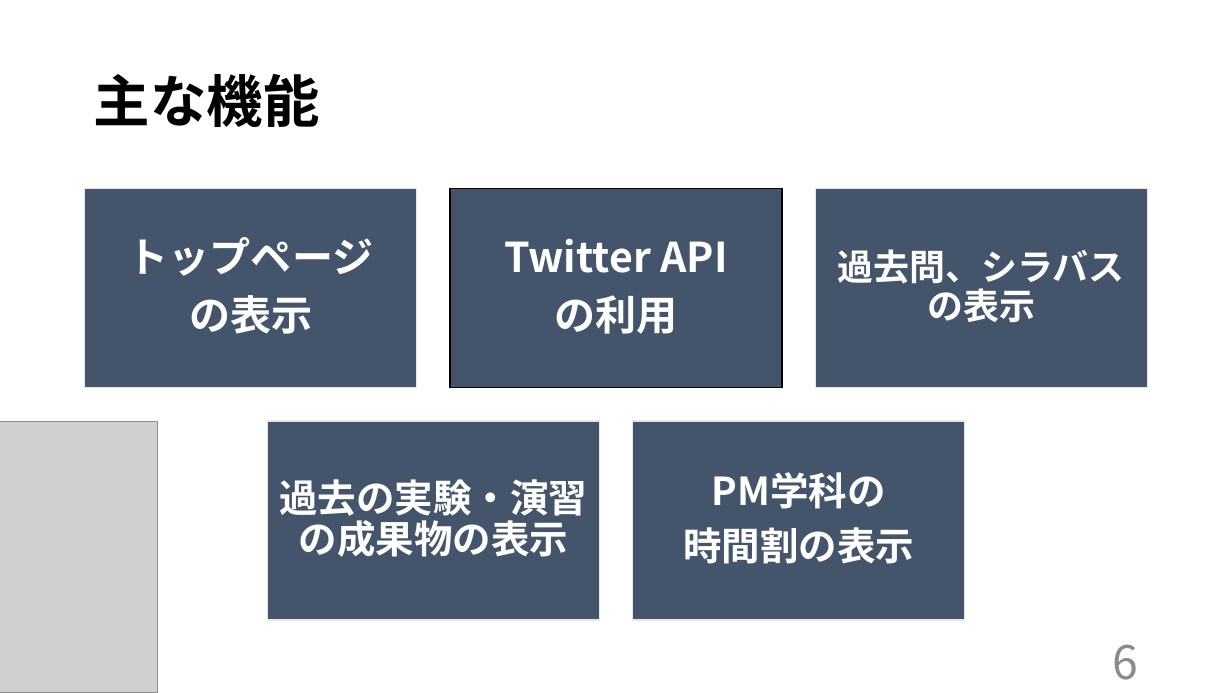
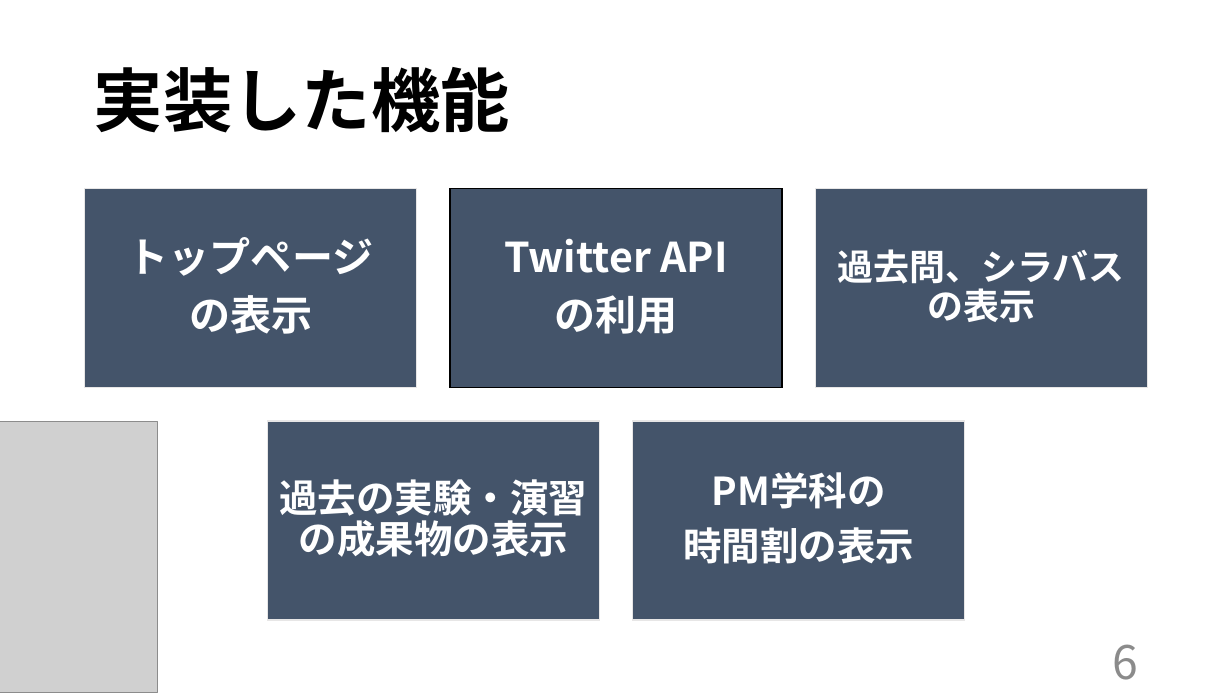
Before and after one commit to kazukiyoshida96/PM-, a slide deck: slide 7 of 最終.pptx. Drawn at 1232x693 pixels with LibreOffice and Linux fonts; fonts in the diff are those of the drawing; grey boxes stand for pictures. Boxes give left, top, right and bottom in pixels: in the first picture for what was removed or moved away, otherwise in the second. Text is boxed around its words. In the diff, an @@ line names an element or a change of style, - is before the commit and + after.

```diff
--- a/最終.pptx
+++ b/最終.pptx
@@ title at (94,67,510,133): text changed; size 44 to 54 pt @@
-主な機能
+実装した機能
```
Also in this commit, not shown: 16 other slides changed, 4 other files.
